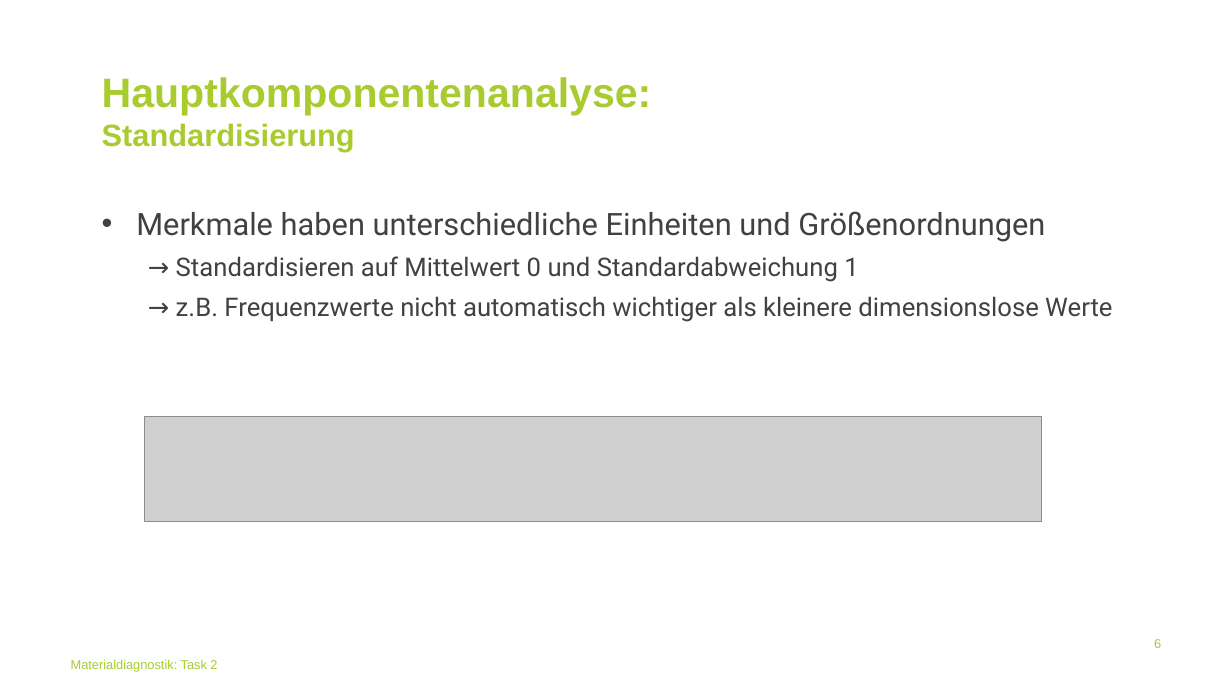
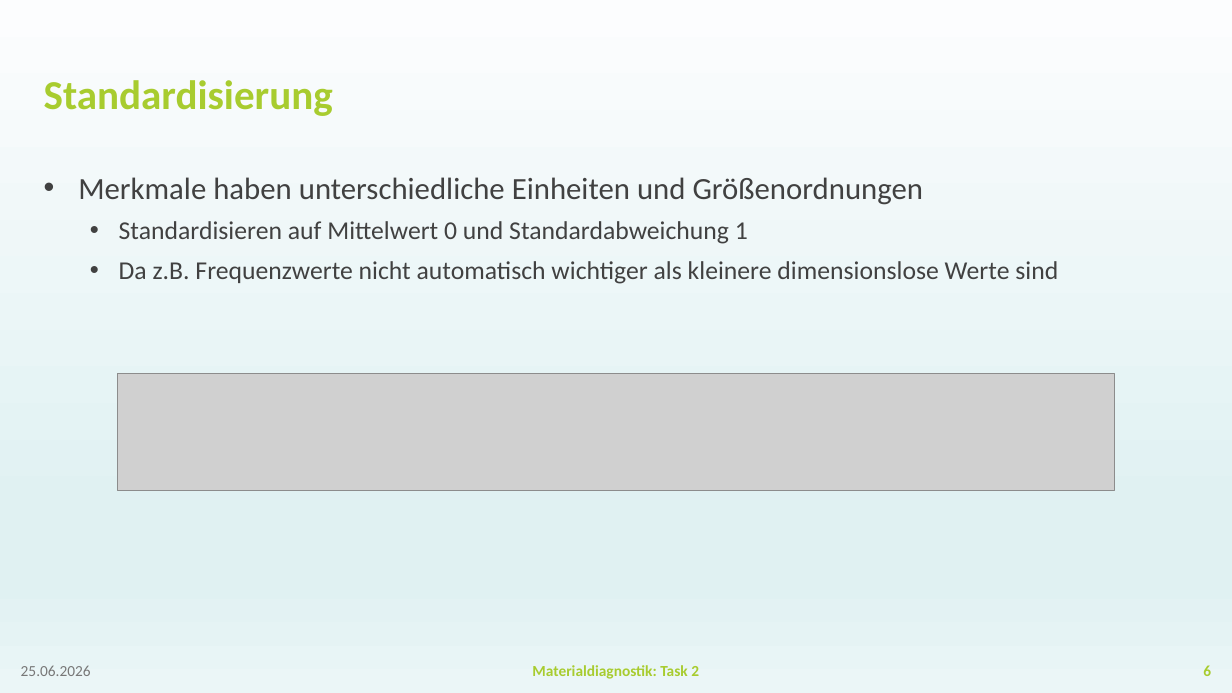
Before and after one commit to BGielczynski/AI_diagnostics, a slide deck: slide 6 of Task_2/Task2Powerpoint.pptx. Drawn at 1232x693 pixels with LibreOffice and Linux fonts; fonts in the diff are those of the drawing; grey boxes stand for pictures; background and template pictures are left out. Boxes give left, top, right and bottom in pixels: in the first picture for what was removed or moved away, otherwise in the second. Text is boxed around its words. In the diff, an @@ line names an element or a change of style, - is before the commit and + after.

```diff
--- a/Task_2/Task2Powerpoint.pptx
+++ b/Task_2/Task2Powerpoint.pptx
@@ background #FFFFFF to gradient #FCFDFE to #E0F1F2 to #EBF6F7 @@
@@ title "Standardisierung" at (x1=44, y1=80, x2=333, y2=116): vertical alignment top to middle @@
@@ title at (x1=44, y1=80, x2=333, y2=116): text changed; font Arial to Calibri @@
-Hauptkomponentenanalyse:
-Standardisierung
+Standardisierung
@@ text "Merkmale haben unterschiedliche Einheiten und ..." moved from (x1=136, y1=211, x2=1112, y2=322) to (x1=78, y1=177, x2=1058, y2=284) @@
@@ text at (x1=78, y1=177, x2=924, y2=205): font Roboto to Calibri in "Merkmale haben unterschiedliche Einheiten und Größenordnunge ..." @@
@@ text at (x1=119, y1=221, x2=1058, y2=284): text changed; font Roboto to Calibri @@
-  → Standardisieren auf Mittelwert 0 und Standardabweichung 1
-  → z.B. Frequenzwerte nicht automatisch wichtiger als kleinere dimensionslose Werte
+  • Standardisieren auf Mittelwert 0 und Standardabweichung 1
+  • Da z.B. Frequenzwerte nicht automatisch wichtiger als kleinere dimensionslose Werte sind
@@ picture resized from (x1=144, y1=417, x2=1043, y2=522) to (x1=117, y1=374, x2=1115, y2=492) @@
@@ text removed at (x1=71, y1=659, x2=217, y2=672) @@
-Materialdiagnostik: Task 2
@@ page number moved from (x1=1154, y1=639, x2=1161, y2=648) to (x1=1203, y1=665, x2=1211, y2=676) @@
@@ page number at (x1=1203, y1=665, x2=1211, y2=676): size 10 to 12 pt, font Arial to Calibri, bold on; vertical alignment top to middle @@
@@ text added at (x1=21, y1=666, x2=91, y2=676), 12 pt, text #797979 @@
+25.06.2026
@@ text added at (x1=532, y1=665, x2=699, y2=679), 12 pt, text #A8CC2F, bold @@
+Materialdiagnostik: Task 2
```
Also in this commit, not shown: 13 other slides changed, 4 slides added, 4 slides removed, 1 other file.
